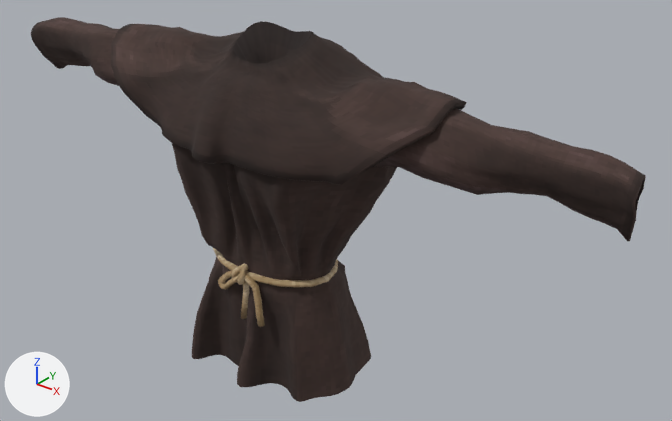
The glTF model public/ashen-reach/equipment/pilgrimTunic.glb, before and after one commit.
One viewpoint serves both versions: a camera (50 mm lens) standing at (1.259, -1.395, 2.027) and looking at (0.098, 0.056, 1.128). The lights are fixed; the arrows at lower left show +X, +Y and +Z. The first picture is the older version. Where no turn or scale is listed for an object, it has been applied to the vertices. Vertices at exactly the same position are counted once.

Names of what the first picture shows: 'PilgrimTunic'.
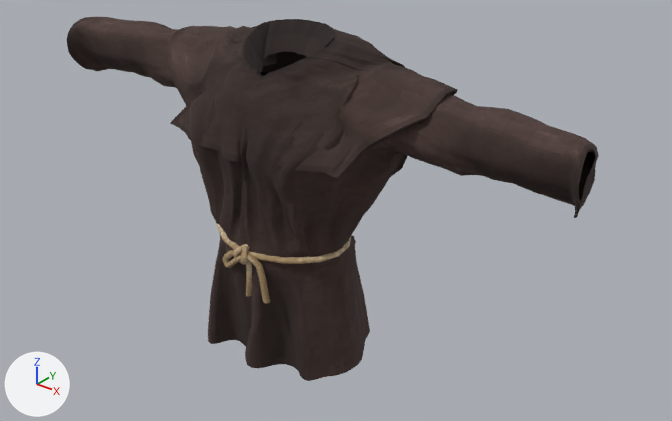
The change, as a list of edits to the scene's bpy script:
```text
Change me_pilgrimtunic:
    used by ob_pilgrimtunic; location = (0.0, 0.0, 0.0)
    remove me_pilgrimtunic.from_pydata(...)  # 8276 vertices, 15818 faces; spans x -0.8..0.8, y -0.23..0.14, z 0.76..1.53
    add me_pilgrimtunic.from_pydata(...)  # 8276 vertices, 15818 faces; spans x -0.69..0.69, y -0.16..0.21, z 0.79..1.53
    me_pilgrimtunic part 1: the loose piece of 338 vertices spanning x -0.07..0.07, y -0.17..-0.13, z 0.91..1.03 is moved by (0.0, 0.01, 0.05)
    me_pilgrimtunic part 2: the loose piece of 224 vertices spanning x -0.02..0.02, y -0.17..-0.13, z 1.0..1.04 is moved by (0.0, 0.01, 0.05)
    me_pilgrimtunic part 3: the loose piece of 320 vertices spanning x -0.16..0.16, y -0.15..0.07, z 1.01..1.03 is scaled about its middle by (1.05, 1.14, 0.893), then moved by (0.0, 0.03, 0.05)
    me_pilgrimtunic part 4: 7281 of 8276 vertices moved; they spanned x -0.8..0.8, y -0.23..0.14, z 0.76..1.53 and now span x -0.69..0.69, y -0.16..0.21, z 0.79..1.53; mean shift (0.0, 0.05, 0.01); largest move (-0.33, -0.14, 1.36) -> (-0.24, -0.05, 1.32)
    other edits to the shape of me_pilgrimtunic do not show in these pictures
```

Pixel boxes (x1, y1, x2, y2) of what changed, in the pictures (672 x 421 px; the box of a moved part takes in the faces that stretch with it):
'PilgrimTunic', reshaped (13% narrower): before (31, 17, 646, 402); after (67, 17, 599, 381)
part 1 of me_pilgrimtunic, moved or reshaped: before (218, 271, 265, 327); after (223, 250, 270, 303)
part 2 of me_pilgrimtunic, moved or reshaped: before (231, 263, 248, 285); after (234, 244, 249, 264)
part 3 of me_pilgrimtunic, moved or reshaped: before (213, 248, 338, 287); after (216, 223, 351, 264)
part 4 of me_pilgrimtunic, moved or reshaped: before (31, 17, 646, 402); after (67, 17, 599, 381)
